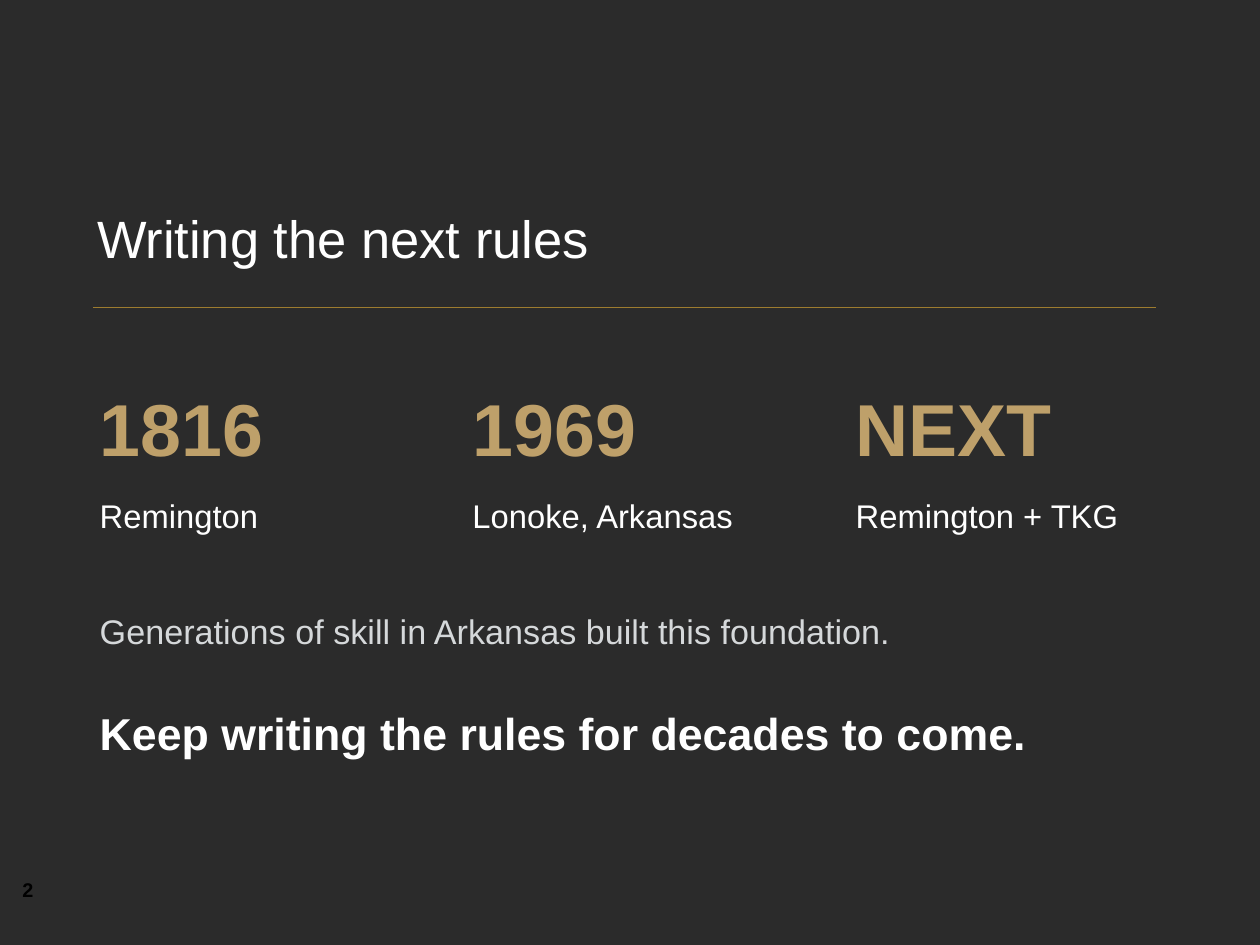
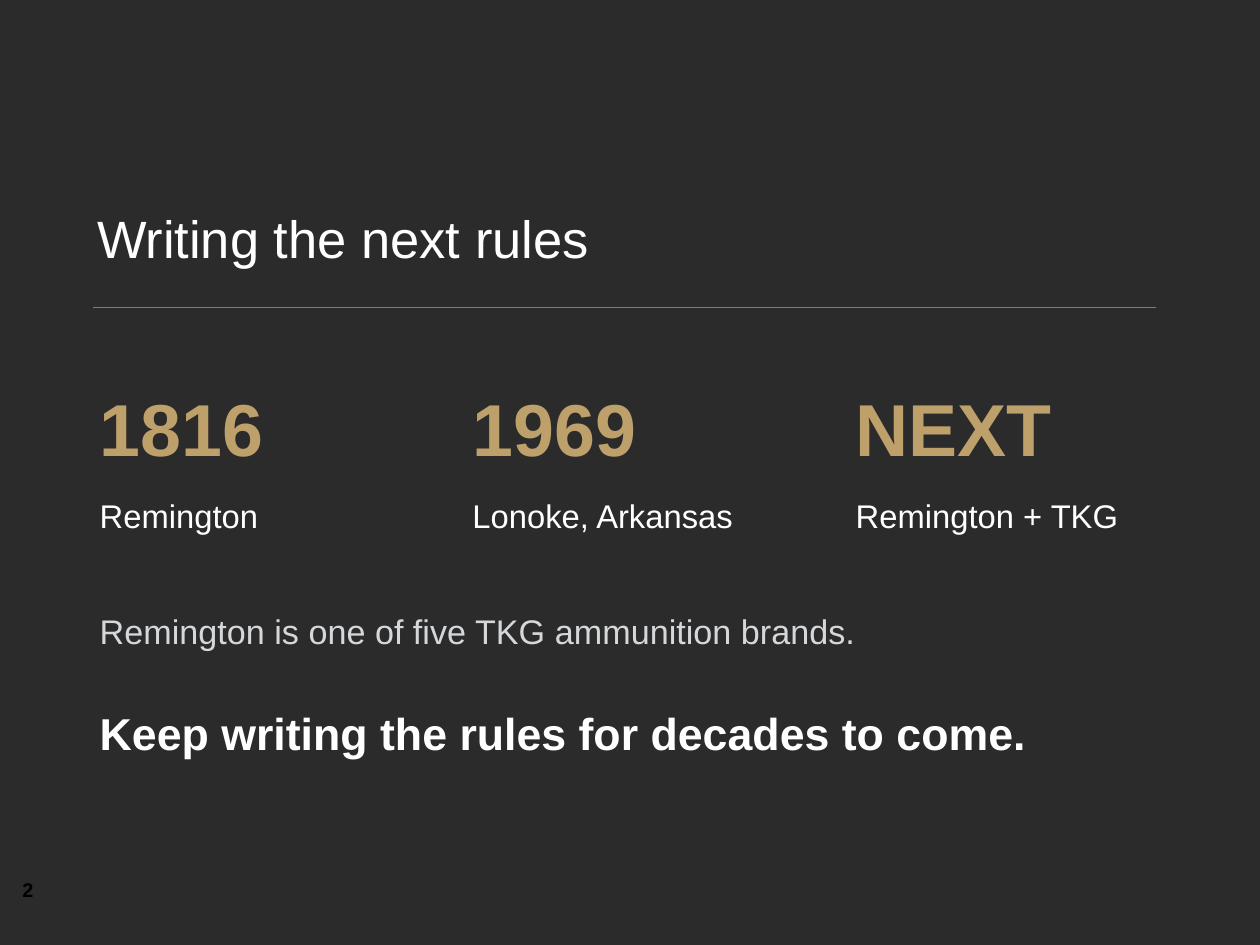
Before and after one commit to YeChamo/part-tracking-demo-ualr, a slide deck: slide 2 of docs/presentation/Engineering_at_The_Kinetic_Group.pptx. Drawn at 1260x945 pixels with LibreOffice and Linux fonts; fonts in the diff are those of the drawing; background and template pictures are left out; a plain dark background stands for a picture behind light text. Boxes give left, top, right and bottom in pixels: in the first picture for what was removed or moved away, otherwise in the second. Text is boxed around its words. In the diff, an @@ line names an element or a change of style, - is before the commit and + after.

```diff
--- a/docs/presentation/Engineering_at_The_Kinetic_Group.pptx
+++ b/docs/presentation/Engineering_at_The_Kinetic_Group.pptx
@@ text at bbox=[100, 619, 855, 650]: text changed @@
-Generations of skill in Arkansas built this foundation.
+Remington is one of five TKG ammunition brands.
```
Also in this commit, not shown: 12 other slides changed, 1 slide added, 3 other files.
